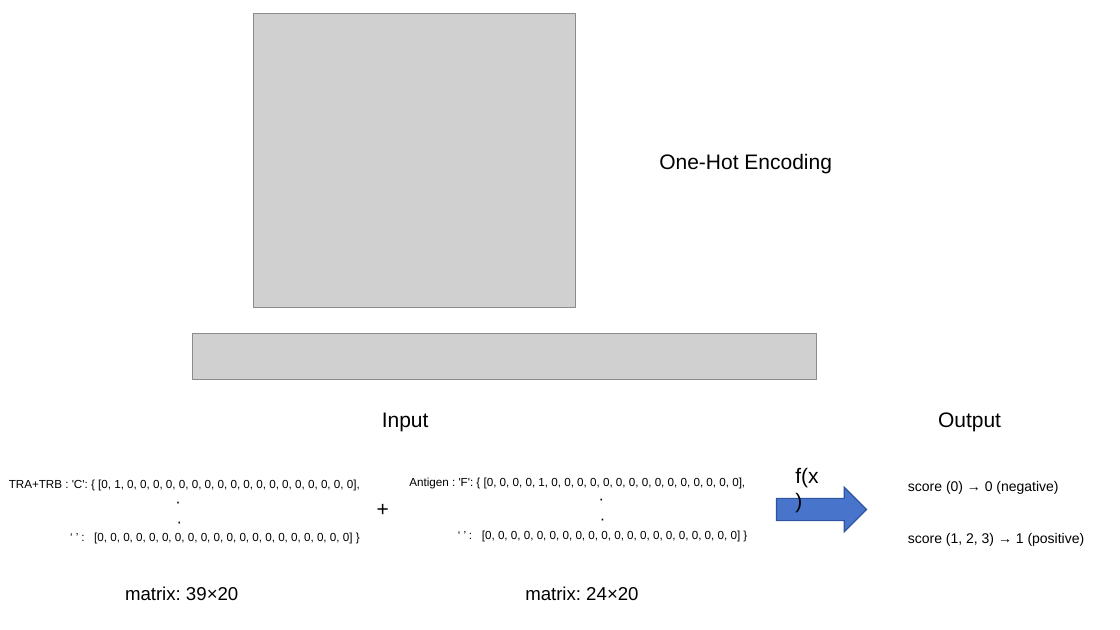
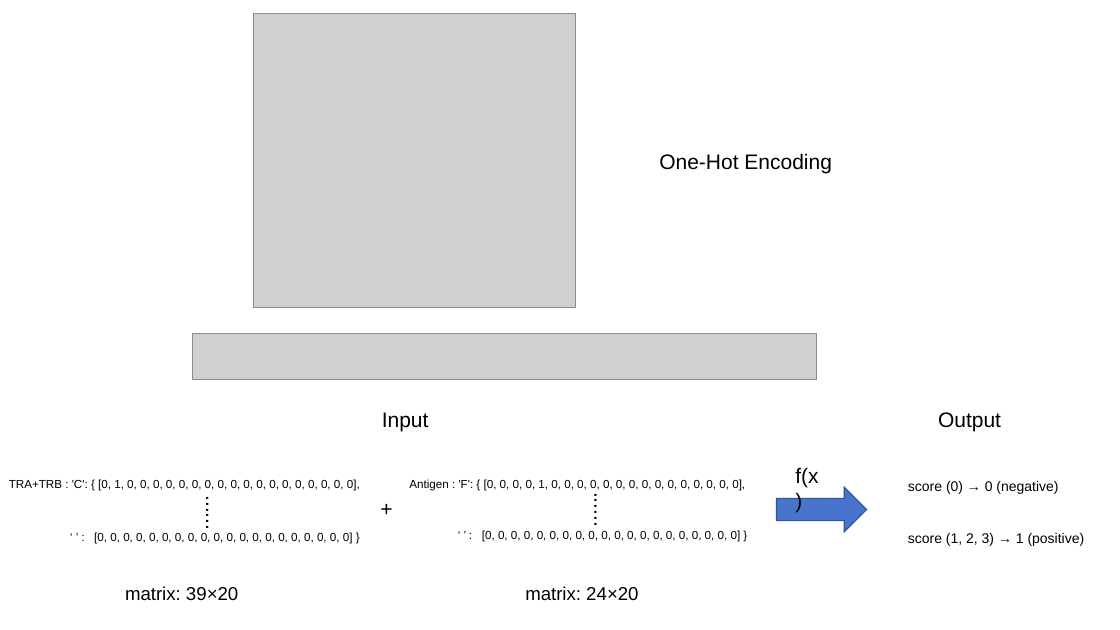
Before and after one commit to UoB-DSMP-2023-24/dsmp-2024-group03, a slide deck: slide 2 of pre.pptx. Drawn at 1120x630 pixels with LibreOffice and Linux fonts; fonts in the diff are those of the drawing; grey boxes stand for pictures. Boxes give left, top, right and bottom in pixels: in the first picture for what was removed or moved away, otherwise in the second. Text is boxed around its words. In the diff, an @@ line names an element or a change of style, - is before the commit and + after.

```diff
--- a/pre.pptx
+++ b/pre.pptx
@@ text at [9,479,360,544]: paragraphs removed @@
-·
-·
@@ text at [409,479,745,542]: paragraphs removed @@
-·
-·
@@ text added at [192,488,231,546], 18 pt, text #000000 @@
+......
@@ text "+": place and size @@
-text "+" at [368,492,409,526]
+text "+" at [372,492,413,526]
@@ text added at [581,484,620,542], 18 pt, text #000000 @@
+......
```
